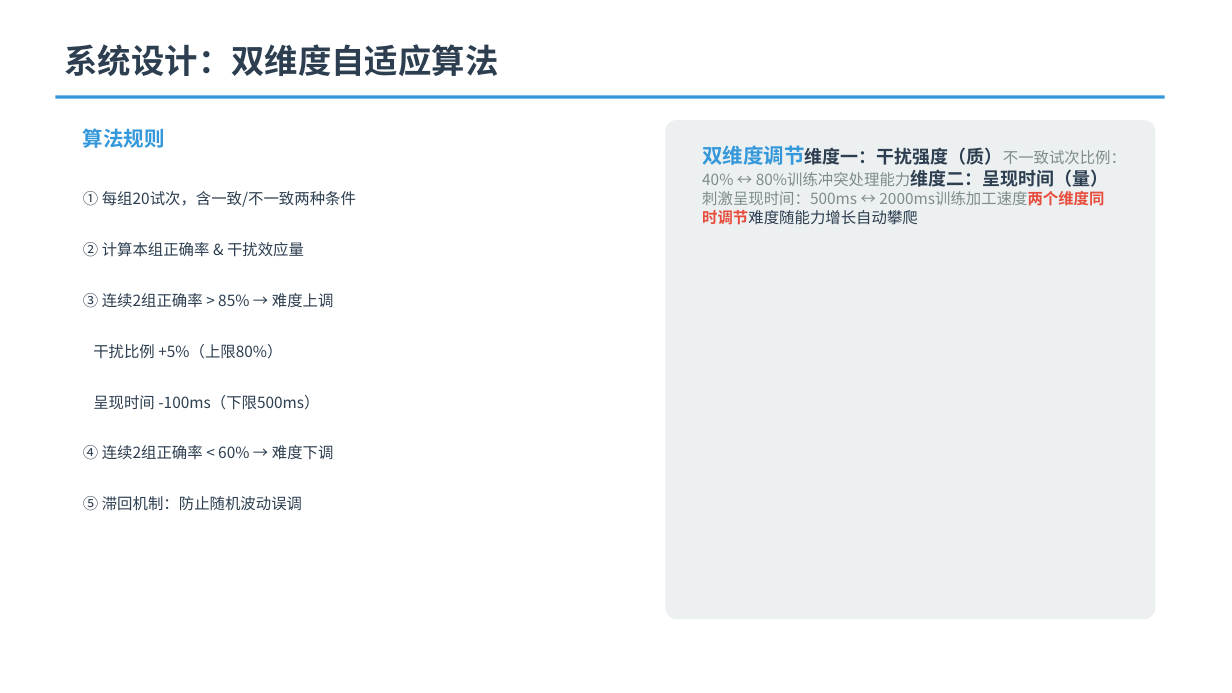
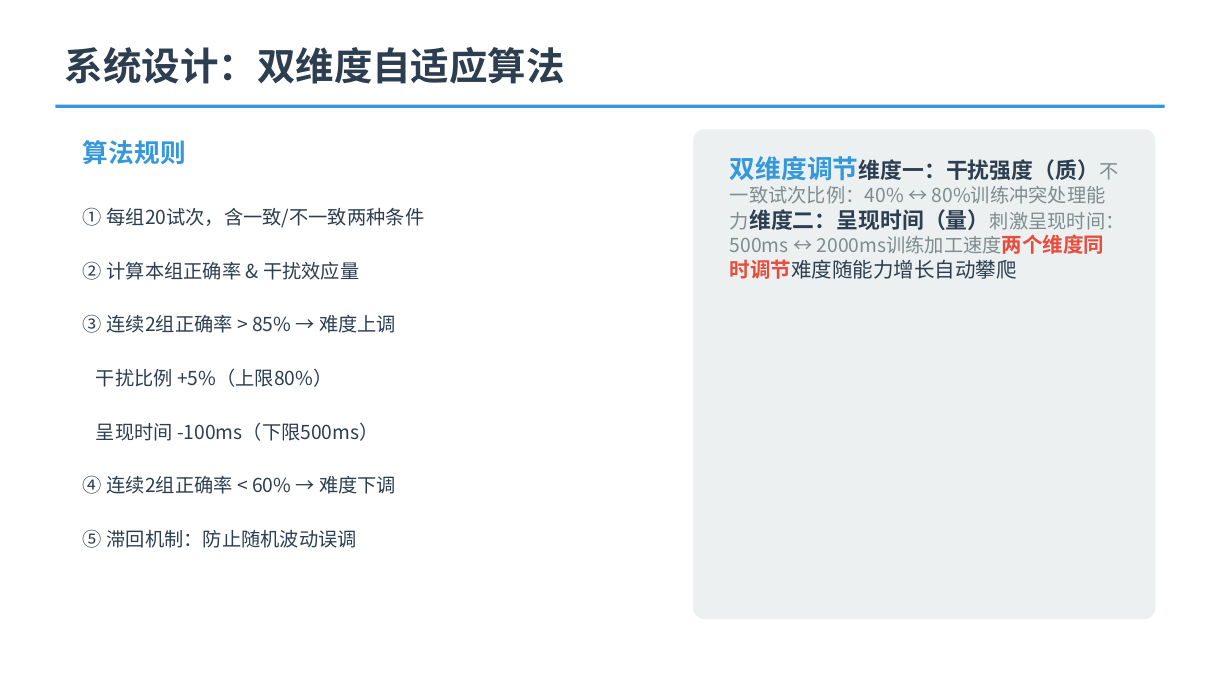
Before and after one commit to wangxi886/stroop-attention-trainer, a slide deck: slide 4 of Stroop自适应训练系统-期末汇报.pptx. Drawn at 1232x693 pixels with LibreOffice and Linux fonts; fonts in the diff are those of the drawing. Boxes give left, top, right and bottom in pixels: in the first picture for what was removed or moved away, otherwise in the second. Text is boxed around its words. In the diff, an @@ line names an element or a change of style, - is before the commit and + after.

```diff
--- a/Stroop自适应训练系统-期末汇报.pptx
+++ b/Stroop自适应训练系统-期末汇报.pptx
@@ text "系统设计：双维度自适应算法" at <box>65,47,565,84</box>: size 26 to 30 pt @@
@@ line moved from (55, 97) - (1165, 97) to (55, 106) - (1165, 106) @@
@@ text "算法规则": place and size @@
-text "算法规则" at <box>83,128,165,148</box>
+text "算法规则" at <box>83,140,186,165</box>
@@ text "算法规则" at <box>83,140,186,165</box>: size 16 to 20 pt @@
@@ rounded rectangle: place and size @@
-rounded rectangle at <box>665,120,1155,619</box>
+rounded rectangle at <box>693,129,1155,619</box>
@@ rounded rectangle at <box>693,129,1155,619</box>: proportions changed @@
@@ text "双维度调节维度一：干扰强度（质）不一致试次比例：40% ↔ 80%训练冲突处理能力维度二：呈现时间（量）刺激呈现时间：5 ...": place and size @@
-text "双维度调节维度一：干扰强度（质）不一致试次比例：40% ↔ 80%训练冲突处理能力维度二：呈现时间（量）刺激呈现时间：5 ..." at <box>702,145,1126,205</box>
+text "双维度调节维度一：干扰强度（质）不一致试次比例：40% ↔ 80%训练冲突处理能力维度二：呈现时间（量）刺激呈现时间：5 ..." at <box>730,156,1125,252</box>
@@ text "双维度调节维度一：干扰强度（质）不一致试次比例：40% ↔ 80%训练冲突处理能力维度二：呈现时间（量）刺激呈现时间：5 ..." at <box>730,156,1125,252</box>: size 16 to 20 pt in "双维度调节维度一：干扰强度（质）不一致试次比例：40%"; size 14 to 17 pt in "双维度调节维度一：干扰强度（质）不一致试次比例：40% 80%训练冲突处理能力维度二：呈现时间（量）刺激呈现时间：500 ..."; size 12 to 15 pt in "双维度调节维度一：干扰强度（质）不一致试次比例：40% ↔ 80%训练冲突处理能力维度二：呈现时间（量）刺激呈现时间：5 ..."; size 12 to 16 pt in "2000ms训练加工速度两个维度同时调节难度随能力增长自动攀爬" @@
@@ text "① 每组20试次，含一致/不一致两种条件": place and size @@
-text "① 每组20试次，含一致/不一致两种条件" at <box>83,191,356,207</box>
+text "① 每组20试次，含一致/不一致两种条件" at <box>83,207,425,228</box>
@@ text "② 计算本组正确率 & 干扰效应量": place and size @@
-text "② 计算本组正确率 & 干扰效应量" at <box>83,242,304,257</box>
+text "② 计算本组正确率 & 干扰效应量" at <box>83,261,359,280</box>
@@ text "③ 连续2组正确率 > 85% → ...": place and size @@
-text "③ 连续2组正确率 > 85% → ..." at <box>83,293,334,308</box>
+text "③ 连续2组正确率 > 85% → ..." at <box>83,314,396,333</box>
@@ text "干扰比例 +5%（上限80%）": place and size @@
-text "干扰比例 +5%（上限80%）" at <box>93,344,282,359</box>
+text "干扰比例 +5%（上限80%）" at <box>96,368,332,387</box>
@@ text "呈现时间 -100ms（下限500ms）": place and size @@
-text "呈现时间 -100ms（下限500ms）" at <box>93,395,319,410</box>
+text "呈现时间 -100ms（下限500ms）" at <box>96,422,379,441</box>
@@ text "④ 连续2组正确率 < 60% → ...": place and size @@
-text "④ 连续2组正确率 < 60% → ..." at <box>83,445,334,460</box>
+text "④ 连续2组正确率 < 60% → ..." at <box>83,475,396,494</box>
@@ size 12 to 15 pt in 7 elements at <box>83,207,425,228</box>, <box>83,261,359,280</box>, <box>83,314,396,333</box>, <box>96,368,332,387</box>, <box>96,422,379,441</box>, <box>83,475,396,494</box>, <box>83,529,357,548</box> @@
@@ text "⑤ 滞回机制：防止随机波动误调": place and size @@
-text "⑤ 滞回机制：防止随机波动误调" at <box>83,496,302,511</box>
+text "⑤ 滞回机制：防止随机波动误调" at <box>83,529,357,548</box>
```
Also in this commit, not shown: 11 other slides changed.
